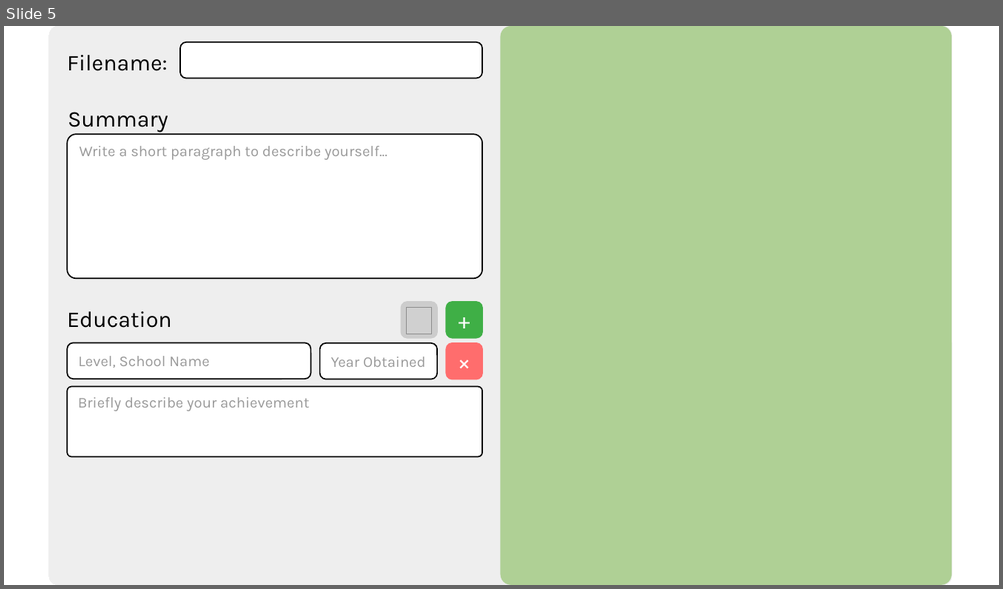
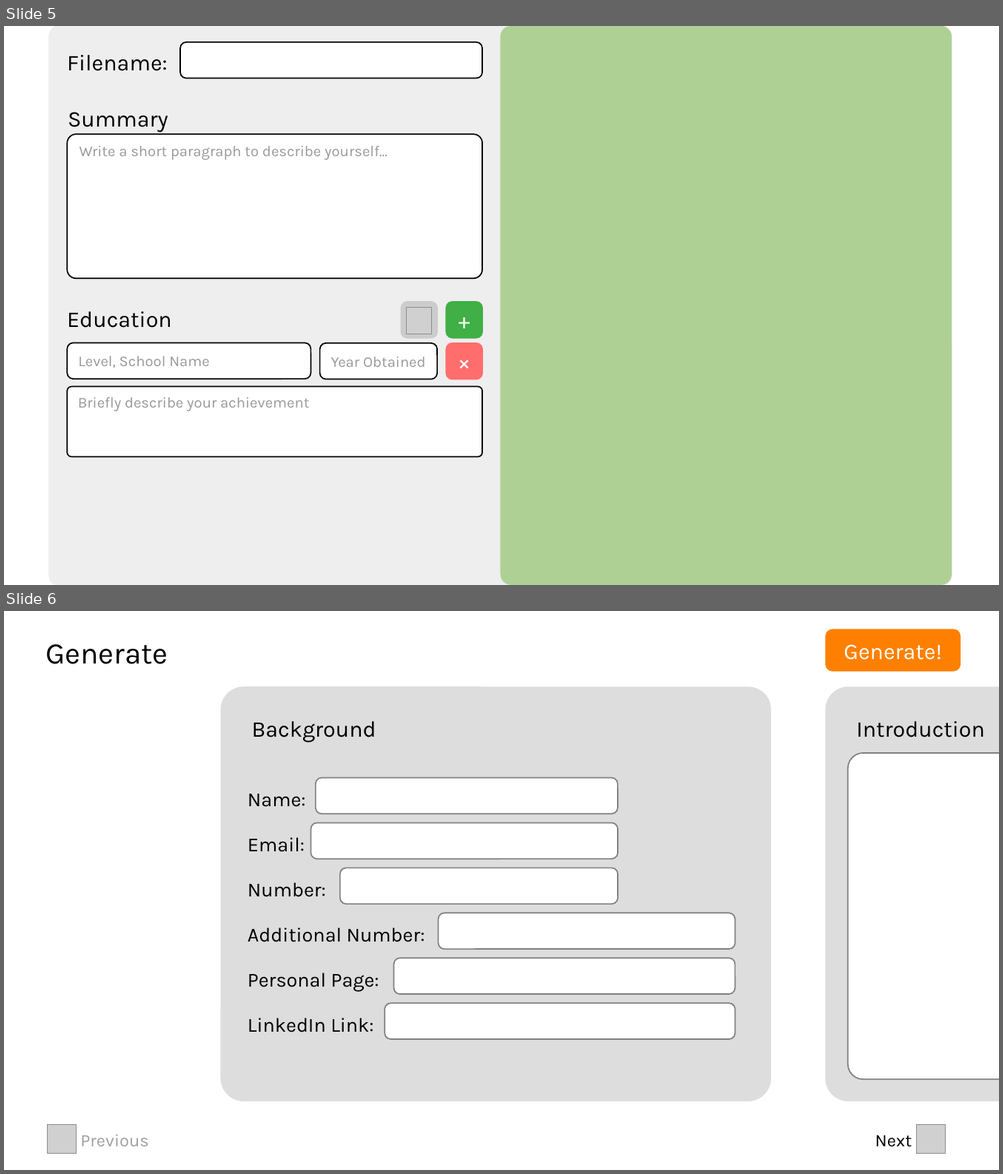
Before and after one commit to LKH10/Resudemo1, a slide deck: design/Generate.odp. Shown one above the other, each under a label of ours: slide 5 before the commit, slides 5 and 6 after it. The pictures are 1003x589 and 1003x1174 pixels, drawn with LibreOffice and Linux fonts; fonts in the diff are those of the drawing; grey boxes stand for pictures. Boxes give left, top, right and bottom in pixels: in the first picture for what was removed or moved away, otherwise in the second. Text is boxed around its words. In the diff, an @@ line names an element or a change of style, - is before the commit and + after.

Commit message:
New Generate Page

```diff
--- a/design/Generate.odp
+++ b/design/Generate.odp
@@ slide 6 added at bbox=[4, 611, 999, 1170], background #FFFFFF @@
@@ rounded rectangle added at bbox=[825, 629, 961, 672], fill #FF8000, 18 pt, text #FFFFFF @@
+Generate!
@@ text added at bbox=[45, 644, 168, 664], 24 pt, text #000000 @@
+Generate
@@ rounded rectangle added at bbox=[221, 686, 771, 1102], fill #DDDDDD @@
@@ rounded rectangle added at bbox=[825, 686, 999, 1102], fill #DDDDDD @@
@@ text added at bbox=[252, 721, 376, 743], 18 pt, text #000000 @@
+Background
@@ text added at bbox=[856, 721, 984, 738], 18 pt, text #000000 @@
+Introduction
@@ rounded rectangle added at bbox=[848, 752, 999, 1079], fill #FFFFFF, outline #808080 0.99 pt @@
@@ rounded rectangle added at bbox=[316, 778, 617, 814], fill #FFFFFF, outline #808080 0.99 pt @@
@@ text added at bbox=[247, 794, 306, 807], 16 pt, text #000000 @@
+Name:
@@ rounded rectangle added at bbox=[311, 823, 617, 859], fill #FFFFFF, outline #808080 0.99 pt @@
@@ text added at bbox=[247, 837, 304, 852], 16 pt, text #000000 @@
+Email:
@@ rounded rectangle added at bbox=[340, 869, 617, 904], fill #FFFFFF, outline #808080 0.99 pt @@
@@ text added at bbox=[247, 883, 326, 897], 16 pt, text #000000 @@
+Number:
@@ rounded rectangle added at bbox=[438, 914, 735, 949], fill #FFFFFF, outline #808080 0.99 pt @@
@@ text added at bbox=[247, 928, 425, 943], 16 pt, text #000000 @@
+Additional Number:
@@ rounded rectangle added at bbox=[394, 959, 735, 994], fill #FFFFFF, outline #808080 0.99 pt @@
@@ text added at bbox=[247, 973, 379, 992], 16 pt, text #000000 @@
+Personal Page:
@@ rounded rectangle added at bbox=[385, 1004, 735, 1039], fill #FFFFFF, outline #808080 0.99 pt @@
@@ text added at bbox=[247, 1018, 373, 1033], 16 pt, text #000000 @@
+LinkedIn Link:
@@ picture added at bbox=[48, 1125, 77, 1154] @@
@@ text added at bbox=[80, 1135, 149, 1147], 14 pt, text #A0A0A0 @@
+Previous
@@ text added at bbox=[875, 1136, 911, 1147], 14 pt, text #000000 @@
+Next
@@ picture added at bbox=[916, 1125, 945, 1154] @@
```
Also in this commit, not shown: 4 other slides added, 18 other files.
